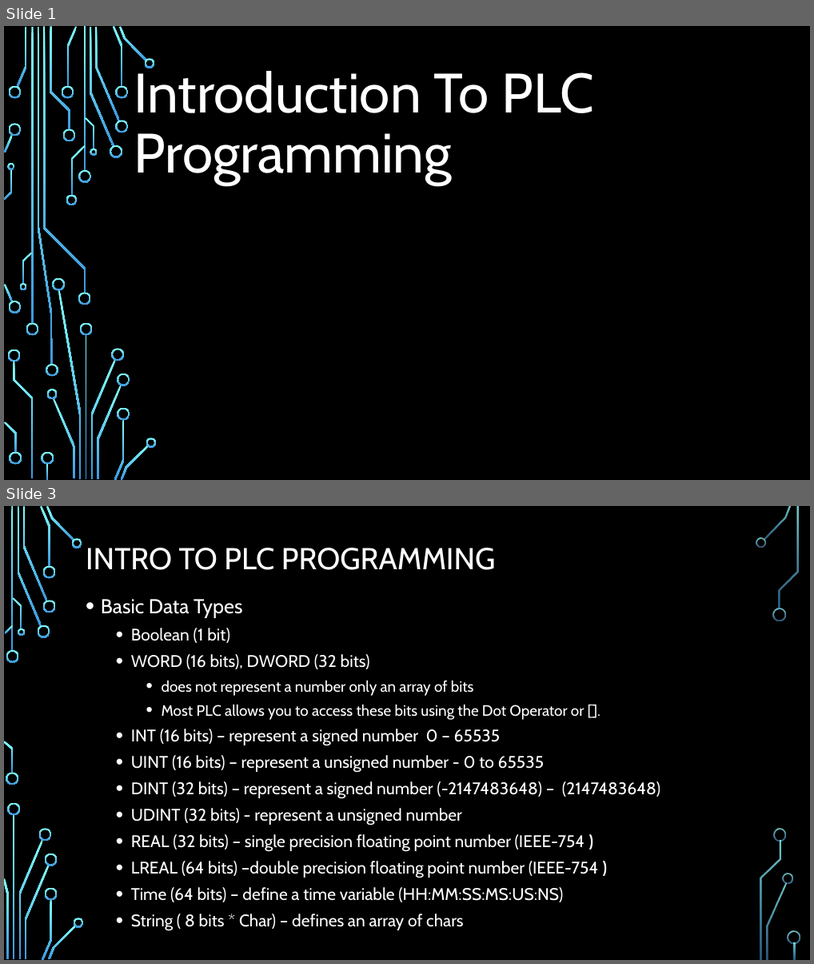
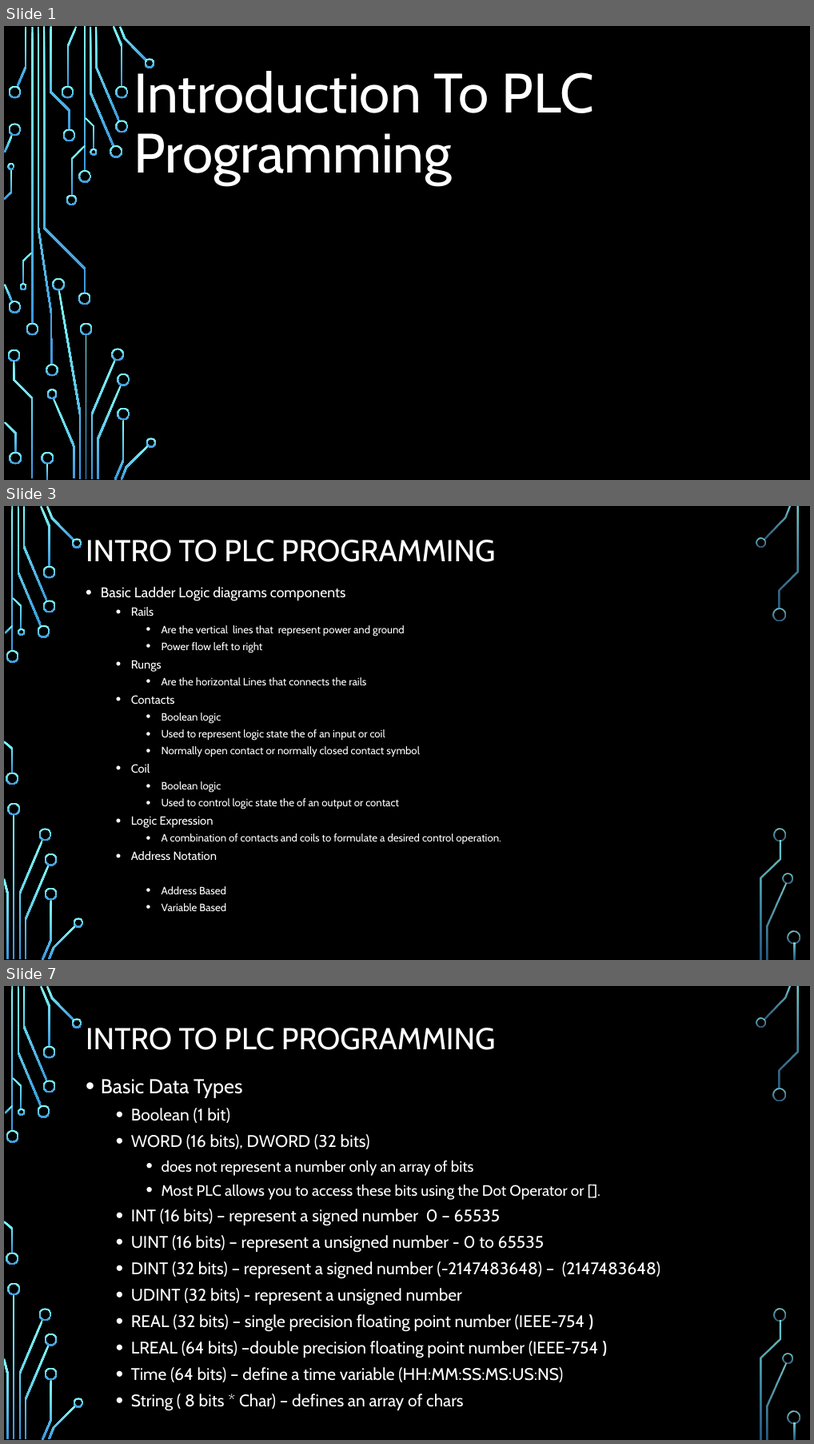
Before and after one commit to ramo1266/PLCProgrammingCourse, a slide deck: PowerPoint/Introduction To PLC programming.pptx. Shown one above the other, each under a label of ours: slides 1 and 3 before the commit, slides 1, 3 and 7 after it; the slides between them are not shown. The pictures are 814x964 and 814x1444 pixels, drawn with LibreOffice and Linux fonts; fonts in the diff are those of the drawing; background and template pictures are left out. Boxes give left, top, right and bottom in pixels: in the first picture for what was removed or moved away, otherwise in the second. Text is boxed around its words. In the diff, an @@ line names an element or a change of style, - is before the commit and + after.

```diff
--- a/PowerPoint/Introduction To PLC programming.pptx
+++ b/PowerPoint/Introduction To PLC programming.pptx
@@ slide 3 added at bbox=[4, 506, 810, 960], background picture (left out); not listed: 36 template elements that a slide beside it also shows @@
@@ title added at bbox=[86, 540, 496, 562], 36 pt, text #FFFFFF @@
+INTRO TO PLC PROGRAMMING
@@ text added at bbox=[101, 586, 501, 911], 12.6 pt, text #FFFFFF @@
+• Basic Ladder Logic diagrams components
+  • Rails
+    • Are the vertical lines that represent power and ground
+    • Power flow left to right
+  • Rungs
+    • Are the horizontal Lines that connects the rails
+  • Contacts
+    • Boolean logic
+    • Used to represent logic state the of an input or coil
+    • Normally open contact or normally closed contact symbol
+  • Coil
+    • Boolean logic
+    • Used to control logic state the of an output or contact
+  • Logic Expression
+    • A combination of contacts and coils to formulate a desired control operation.
+  • Address Notation
+    • Address Based
+    • Variable Based
@@ what was slide 3 is now slide 7 @@
```
Also in this commit, not shown: 4 slides changed, 1 other slide added, 8 slides removed, 3 other files.
